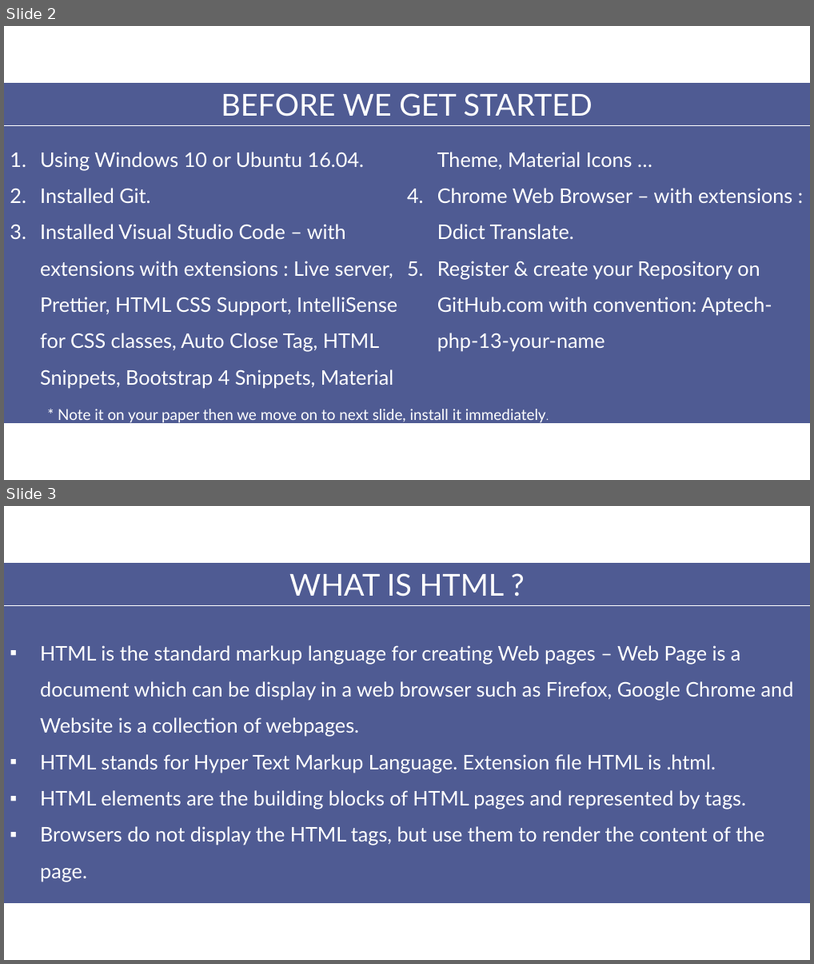
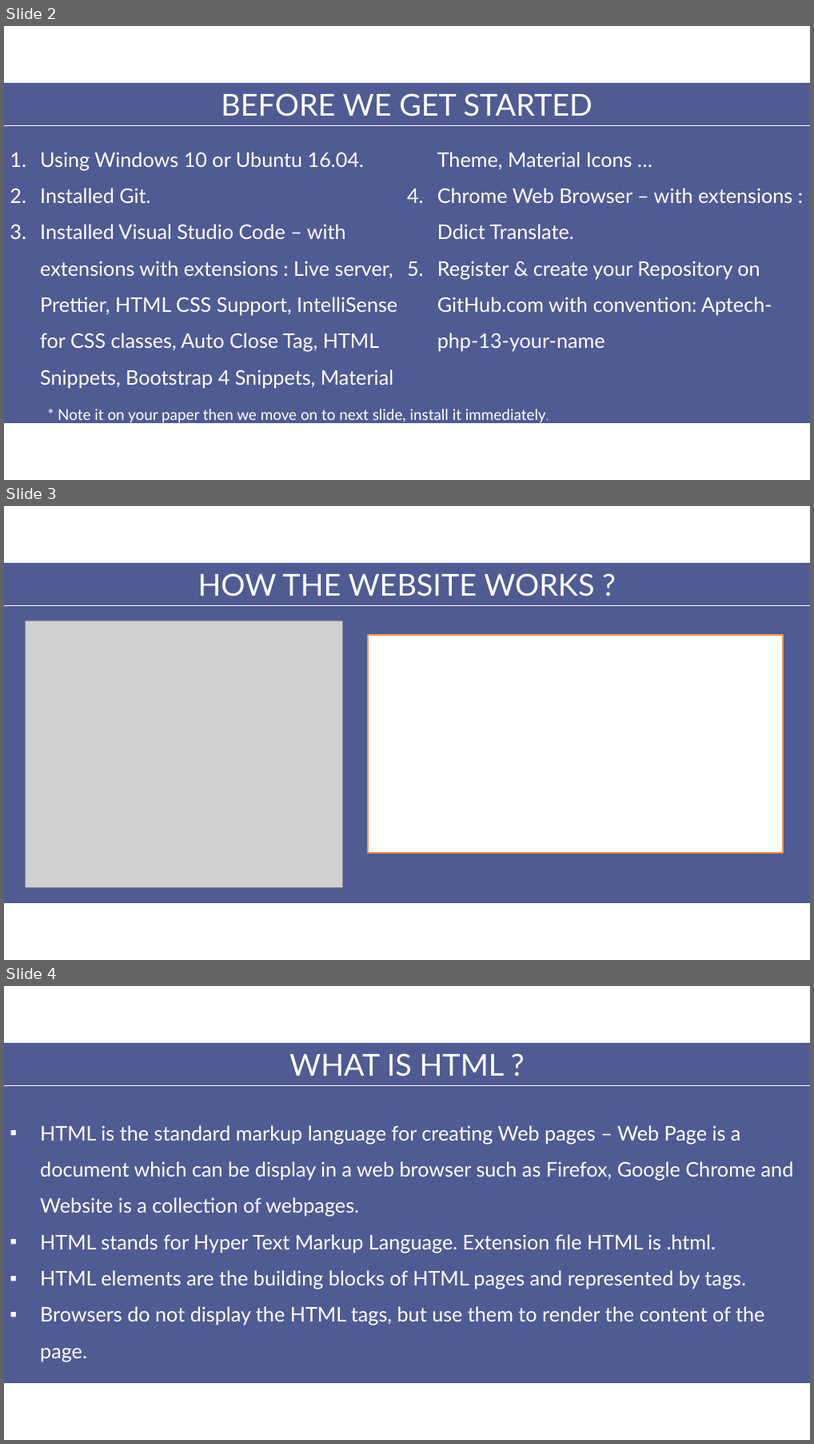
Before and after one commit to aptech-php/aptech-php-course, a slide deck: HTML-CSS-JS/slides/2-HTML.pptx. Shown one above the other, each under a label of ours: slides 2 and 3 before the commit, slides 2, 3 and 4 after it. The pictures are 814x964 and 814x1444 pixels, drawn with LibreOffice and Linux fonts; fonts in the diff are those of the drawing; grey boxes stand for pictures. Boxes give left, top, right and bottom in pixels: in the first picture for what was removed or moved away, otherwise in the second. Text is boxed around its words. In the diff, an @@ line names an element or a change of style, - is before the commit and + after.

```diff
--- a/HTML-CSS-JS/slides/2-HTML.pptx
+++ b/HTML-CSS-JS/slides/2-HTML.pptx
@@ slide 3 added at bbox=[4, 506, 810, 960], background #FFFFFF @@
@@ rectangle added at bbox=[4, 563, 810, 903], fill #4F5B93 @@
@@ text added at bbox=[198, 573, 594, 596], 36 pt, text #FFFFFF @@
+HOW THE WEBSITE WORKS ?
@@ line added from (4, 606) to (810, 606), #FFFFFF 0.75 pt @@
@@ picture added at bbox=[25, 620, 343, 887] @@
@@ rectangle added at bbox=[367, 635, 783, 853], fill #FFFFFF, outline #F79646 2 pt @@
@@ what was slide 3 is now slide 4 @@
```
Also in this commit, not shown: 7 other files.
